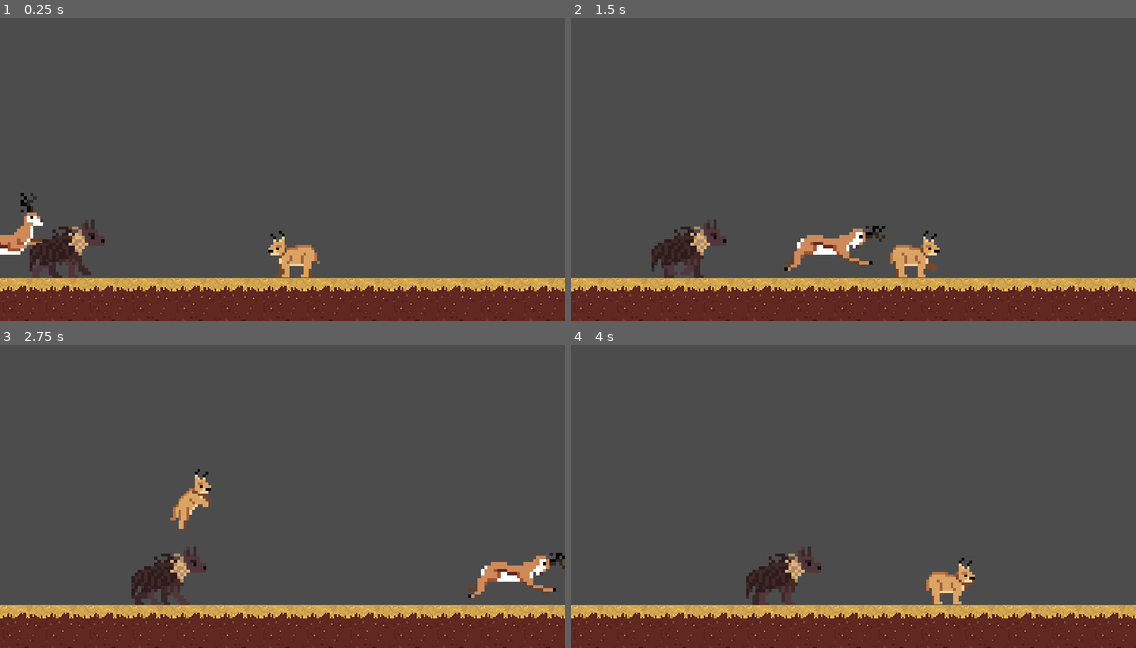
Above: before the commit, frames 1-4 (two rows, left to right).
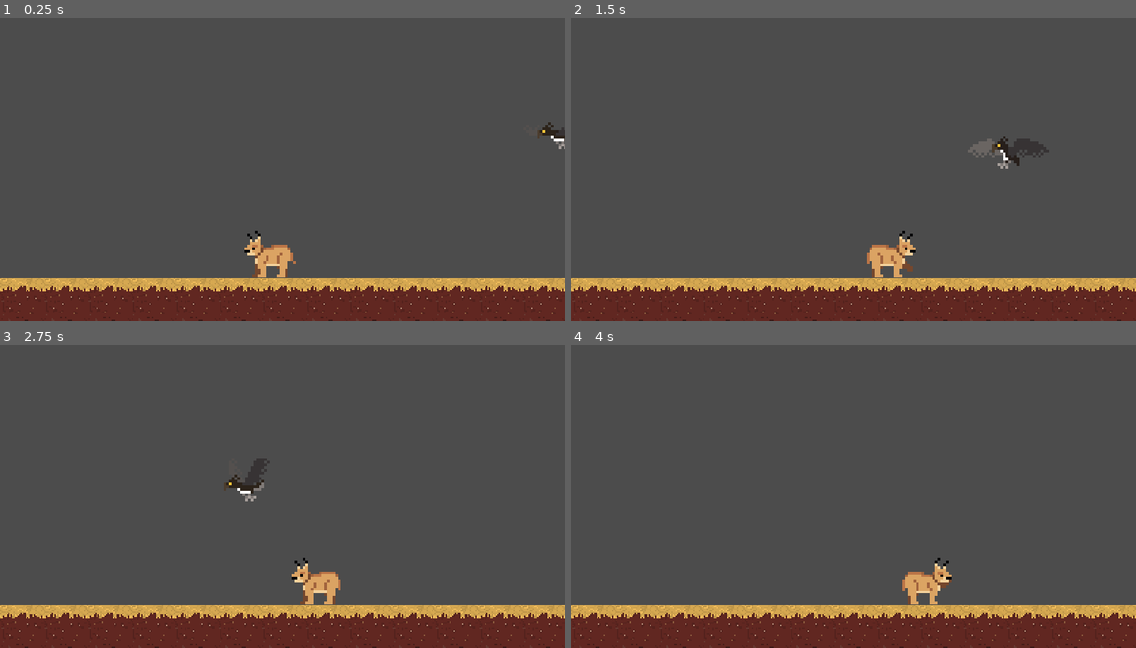
Above: after the commit, the same moments.

Repository: JoshuaW13/Floppa
Game: Godot game, scene res://World.tscn
Two runs of this game, one before a commit and one after it. Both use one fixed random seed, a clock stepped at 60 frames per second and the inputs below.
Inputs (mouse positions are in pixels of both pictures, inside the frame that each line leads up to):
- Up to frame 1 (0.25 s): no input
- Up to frame 2 (1.5 s): move the mouse to (977, 154) at 0.52 s; hold D (MoveRight) from 0.53 s (still down); click (977, 154) at 0.6 s; tap W (jump) at 0.77, 1.07 s; move the mouse to (740, 184) at 1.27 s; click (740, 184) at 1.35 s
- Up to frame 3 (2.75 s): tap W (jump) at 1.52, 1.82 s; move the mouse to (339, 429) at 2.02 s; release D (MoveRight) at 2.03 s; hold A (MoveLeft) from 2.03 s (still down); click (339, 429) at 2.1 s
- Up to frame 4 (4 s): move the mouse to (825, 557) at 2.77 s; release A (MoveLeft) at 2.78 s; hold D (MoveRight) from 2.78 s (still down); click (825, 557) at 2.85 s; tap W (jump) at 3.02, 3.32, 3.77 s; move the mouse to (1023, 541) at 3.52 s; click (1023, 541) at 3.6 s

The runs differ from the first frame. In frame 1, 2.9% of the frame differs, in the area x 0-100%, y 34-86%; in frame 2, 3.6%; in frame 3, 3.7%, in the area x 23-100%, y 37-86%; in frame 4, 2.0%.

Commit message:
martial eagle finished

Diff:
--- /dev/null
+++ b/Actors/Ennemies/MartialEagle/MartialEagle.gd
@@ -0,0 +1,106 @@
+extends Actor
+
+#signals
+signal kill()
+
+#variables
+enum states{
+	SOAR,
+	DOWN,
+	UP
+}
+var health = health setget _set_health;
+var state = states.SOAR;
+var VELOCITY = Vector2(-60,0)
+var UP = Vector2(-100,-100)
+var speed = 150;
+var target = null;
+onready var animationPlayer = $AnimationPlayer
+onready var damagePlayer = $DamagePlayer
+onready var detection = $Detection/CollisionShape2D
+
+func _ready() -> void:
+	_set_health(2)
+
+#health functions
+func _set_health(value):
+	var prev_health = health
+	health = clamp(value,0,2)
+	if health != prev_health:
+		emit_signal("health_updated", health)
+		if health == 0:
+			killed()
+			emit_signal("kill")
+
+func damage(value):
+	_set_health(health-value)
+	UP = UP/1.2
+	damagePlayer.play("Damage")
+	damagePlayer.queue("Rest")
+
+func killed():
+	queue_free()
+
+#animation state hanlders
+func soar(velocity):
+	if(velocity.x<0):
+		animationPlayer.play("SoarLeft")
+	if(velocity.x>=0):
+		animationPlayer.play("SoarRight")
+
+func dive(velocity):
+	if(velocity.x<0):
+		animationPlayer.play("SwoopLeft")
+	if(velocity.x>=0):
+		animationPlayer.play("SwoopRight")
+
+func rise(velocity):
+	if(velocity.x<0):
+		animationPlayer.play("FlapLeft")
+	if(velocity.x>=0):
+		animationPlayer.play("FlapRight")
+
+
+
+func _physics_process(delta: float) -> void:
+	var velocity = Vector2.ZERO
+	#animation state manager
+	match state:
+		states.SOAR:
+			velocity = VELOCITY;
+			soar(velocity)
+		states.DOWN:
+			#print(position.distance_to(target))
+			if position.distance_to(target)<2:
+				state = states.UP
+				target = null;
+				velocity = Vector2.ZERO
+			elif target != null:
+				velocity = position.direction_to(target)*speed
+			else:
+				print("soaring without target")
+			dive(velocity);
+		states.UP:
+			velocity = UP
+			rise(velocity);
+
+	velocity = move_and_slide(velocity,FLOOR_NORMAL)
+
+
+func _on_VisibilityNotifier2D_screen_exited() -> void:
+	print("destroyed!");
+	queue_free();
+
+#eagle detects player
+func _on_Detection_area_entered(area: Area2D) -> void:
+	print("detected!")
+	detection.set_deferred("disabled", true)
+	target = area.global_position;
+	target.y -=20
+	print("Targets ",target)
+	state = states.DOWN;
+
+#ealge is damaged
+func _on_HurtBox_area_entered(area: Area2D) -> void:
+	print("damged!")
+	damage(1)
--- /dev/null
+++ b/Actors/Ennemies/MartialEagle/MartialEagle.tscn
@@ -0,0 +1,509 @@
+[gd_scene load_steps=16 format=2]
+
+[ext_resource path="res://Actors/Ennemies/MartialEagle/Martial Eagle-Sheet.png" type="Texture" id=1]
+[ext_resource path="res://Actors/Ennemies/MartialEagle/MartialEagle.gd" type="Script" id=2]
+
+[sub_resource type="Animation" id=1]
+resource_name = "FlapLeft"
+length = 0.4
+loop = true
+tracks/0/type = "value"
+tracks/0/path = NodePath("Sprite:frame")
+tracks/0/interp = 1
+tracks/0/loop_wrap = true
+tracks/0/imported = false
+tracks/0/enabled = true
+tracks/0/keys = {
+"times": PoolRealArray( 0, 0.1, 0.2, 0.3 ),
+"transitions": PoolRealArray( 1, 1, 1, 1 ),
+"update": 1,
+"values": [ 12, 13, 14, 15 ]
+}
+tracks/1/type = "value"
+tracks/1/path = NodePath("HitBox:position")
+tracks/1/interp = 1
+tracks/1/loop_wrap = true
+tracks/1/imported = false
+tracks/1/enabled = true
+tracks/1/keys = {
+"times": PoolRealArray( 0 ),
+"transitions": PoolRealArray( 1 ),
+"update": 0,
+"values": [ Vector2( 5.16488, 7.01894 ) ]
+}
+tracks/2/type = "value"
+tracks/2/path = NodePath("HitBox:rotation_degrees")
+tracks/2/interp = 1
+tracks/2/loop_wrap = true
+tracks/2/imported = false
+tracks/2/enabled = true
+tracks/2/keys = {
+"times": PoolRealArray( 0 ),
+"transitions": PoolRealArray( 1 ),
+"update": 0,
+"values": [ 0.0 ]
+}
+tracks/3/type = "value"
+tracks/3/path = NodePath("beakHitBox:position")
+tracks/3/interp = 1
+tracks/3/loop_wrap = true
+tracks/3/imported = false
+tracks/3/enabled = true
+tracks/3/keys = {
+"times": PoolRealArray( 0 ),
+"transitions": PoolRealArray( 1 ),
+"update": 0,
+"values": [ Vector2( -12.846, -0.927 ) ]
+}
+tracks/4/type = "value"
+tracks/4/path = NodePath("beakHitBox:rotation_degrees")
+tracks/4/interp = 1
+tracks/4/loop_wrap = true
+tracks/4/imported = false
+tracks/4/enabled = true
+tracks/4/keys = {
+"times": PoolRealArray( 0 ),
+"transitions": PoolRealArray( 1 ),
+"update": 0,
+"values": [ 0.0 ]
+}
+
+[sub_resource type="Animation" id=2]
+resource_name = "FlapRight"
+length = 0.4
+loop = true
+tracks/0/type = "value"
+tracks/0/path = NodePath("Sprite:frame")
+tracks/0/interp = 1
+tracks/0/loop_wrap = true
+tracks/0/imported = false
+tracks/0/enabled = true
+tracks/0/keys = {
+"times": PoolRealArray( 0, 0.1, 0.2, 0.3 ),
+"transitions": PoolRealArray( 1, 1, 1, 1 ),
+"update": 1,
+"values": [ 8, 9, 10, 11 ]
+}
+tracks/1/type = "value"
+tracks/1/path = NodePath("HitBox:position")
+tracks/1/interp = 1
+tracks/1/loop_wrap = true
+tracks/1/imported = false
+tracks/1/enabled = true
+tracks/1/keys = {
+"times": PoolRealArray( 0 ),
+"transitions": PoolRealArray( 1 ),
+"update": 0,
+"values": [ Vector2( -4.90002, 6.88651 ) ]
+}
+tracks/2/type = "value"
+tracks/2/path = NodePath("HitBox:rotation_degrees")
+tracks/2/interp = 1
+tracks/2/loop_wrap = true
+tracks/2/imported = false
+tracks/2/enabled = true
+tracks/2/keys = {
+"times": PoolRealArray( 0 ),
+"transitions": PoolRealArray( 1 ),
+"update": 0,
+"values": [ 0.0 ]
+}
+tracks/3/type = "value"
+tracks/3/path = NodePath("beakHitBox:position")
+tracks/3/interp = 1
+tracks/3/loop_wrap = true
+tracks/3/imported = false
+tracks/3/enabled = true
+tracks/3/keys = {
+"times": PoolRealArray( 0 ),
+"transitions": PoolRealArray( 1 ),
+"update": 0,
+"values": [ Vector2( 12.846, -0.927029 ) ]
+}
+tracks/4/type = "value"
+tracks/4/path = NodePath("beakHitBox:rotation_degrees")
+tracks/4/interp = 1
+tracks/4/loop_wrap = true
+tracks/4/imported = false
+tracks/4/enabled = true
+tracks/4/keys = {
+"times": PoolRealArray( 0 ),
+"transitions": PoolRealArray( 1 ),
+"update": 0,
+"values": [ 0.0 ]
+}
+
+[sub_resource type="Animation" id=3]
+resource_name = "SoarLeft"
+length = 0.1
+loop = true
+tracks/0/type = "value"
+tracks/0/path = NodePath("Sprite:frame")
+tracks/0/interp = 1
+tracks/0/loop_wrap = true
+tracks/0/imported = false
+tracks/0/enabled = true
+tracks/0/keys = {
+"times": PoolRealArray( 0 ),
+"transitions": PoolRealArray( 1 ),
+"update": 1,
+"values": [ 17 ]
+}
+tracks/1/type = "value"
+tracks/1/path = NodePath("HitBox:position")
+tracks/1/interp = 1
+tracks/1/loop_wrap = true
+tracks/1/imported = false
+tracks/1/enabled = true
+tracks/1/keys = {
+"times": PoolRealArray( 0 ),
+"transitions": PoolRealArray( 1 ),
+"update": 0,
+"values": [ Vector2( 4.76758, 7.15137 ) ]
+}
+tracks/2/type = "value"
+tracks/2/path = NodePath("HitBox:rotation_degrees")
+tracks/2/interp = 1
+tracks/2/loop_wrap = true
+tracks/2/imported = false
+tracks/2/enabled = true
+tracks/2/keys = {
+"times": PoolRealArray( 0 ),
+"transitions": PoolRealArray( 1 ),
+"update": 0,
+"values": [ 0.0 ]
+}
+tracks/3/type = "value"
+tracks/3/path = NodePath("beakHitBox:position")
+tracks/3/interp = 1
+tracks/3/loop_wrap = true
+tracks/3/imported = false
+tracks/3/enabled = true
+tracks/3/keys = {
+"times": PoolRealArray( 0 ),
+"transitions": PoolRealArray( 1 ),
+"update": 0,
+"values": [ Vector2( -12.846, -0.927 ) ]
+}
+tracks/4/type = "value"
+tracks/4/path = NodePath("beakHitBox:rotation_degrees")
+tracks/4/interp = 1
+tracks/4/loop_wrap = true
+tracks/4/imported = false
+tracks/4/enabled = true
+tracks/4/keys = {
+"times": PoolRealArray( 0 ),
+"transitions": PoolRealArray( 1 ),
+"update": 0,
+"values": [ 0.0 ]
+}
+
+[sub_resource type="Animation" id=4]
+resource_name = "SoarRight"
+length = 0.1
+loop = true
+tracks/0/type = "value"
+tracks/0/path = NodePath("Sprite:frame")
+tracks/0/interp = 1
+tracks/0/loop_wrap = true
+tracks/0/imported = false
+tracks/0/enabled = true
+tracks/0/keys = {
+"times": PoolRealArray( 0 ),
+"transitions": PoolRealArray( 1 ),
+"update": 1,
+"values": [ 16 ]
+}
+tracks/1/type = "value"
+tracks/1/path = NodePath("HitBox:position")
+tracks/1/interp = 1
+tracks/1/loop_wrap = true
+tracks/1/imported = false
+tracks/1/enabled = true
+tracks/1/keys = {
+"times": PoolRealArray( 0 ),
+"transitions": PoolRealArray( 1 ),
+"update": 0,
+"values": [ Vector2( -5.16489, 6.88651 ) ]
+}
+tracks/2/type = "value"
+tracks/2/path = NodePath("HitBox:rotation_degrees")
+tracks/2/interp = 1
+tracks/2/loop_wrap = true
+tracks/2/imported = false
+tracks/2/enabled = true
+tracks/2/keys = {
+"times": PoolRealArray( 0 ),
+"transitions": PoolRealArray( 1 ),
+"update": 0,
+"values": [ 0.0 ]
+}
+tracks/3/type = "value"
+tracks/3/path = NodePath("beakHitBox:position")
+tracks/3/interp = 1
+tracks/3/loop_wrap = true
+tracks/3/imported = false
+tracks/3/enabled = true
+tracks/3/keys = {
+"times": PoolRealArray( 0 ),
+"transitions": PoolRealArray( 1 ),
+"update": 0,
+"values": [ Vector2( 12.846, -0.927029 ) ]
+}
+tracks/4/type = "value"
+tracks/4/path = NodePath("beakHitBox:rotation_degrees")
+tracks/4/interp = 1
+tracks/4/loop_wrap = true
+tracks/4/imported = false
+tracks/4/enabled = true
+tracks/4/keys = {
+"times": PoolRealArray( 0 ),
+"transitions": PoolRealArray( 1 ),
+"update": 0,
+"values": [ 0.0 ]
+}
+
+[sub_resource type="Animation" id=5]
+resource_name = "SwoopLeft"
+length = 0.4
+tracks/0/type = "value"
+tracks/0/path = NodePath("Sprite:frame")
+tracks/0/interp = 1
+tracks/0/loop_wrap = true
+tracks/0/imported = false
+tracks/0/enabled = true
+tracks/0/keys = {
+"times": PoolRealArray( 0, 0.1, 0.2, 0.3 ),
+"transitions": PoolRealArray( 1, 1, 1, 1 ),
+"update": 1,
+"values": [ 4, 5, 6, 7 ]
+}
+tracks/1/type = "value"
+tracks/1/path = NodePath("HitBox:position")
+tracks/1/interp = 1
+tracks/1/loop_wrap = true
+tracks/1/imported = false
+tracks/1/enabled = true
+tracks/1/keys = {
+"times": PoolRealArray( 0 ),
+"transitions": PoolRealArray( 1 ),
+"update": 0,
+"values": [ Vector2( -2.51623, 7.01894 ) ]
+}
+tracks/2/type = "value"
+tracks/2/path = NodePath("HitBox:rotation_degrees")
+tracks/2/interp = 1
+tracks/2/loop_wrap = true
+tracks/2/imported = false
+tracks/2/enabled = true
+tracks/2/keys = {
+"times": PoolRealArray( 0 ),
+"transitions": PoolRealArray( 1 ),
+"update": 0,
+"values": [ 0.0 ]
+}
+tracks/3/type = "value"
+tracks/3/path = NodePath("beakHitBox:position")
+tracks/3/interp = 1
+tracks/3/loop_wrap = true
+tracks/3/imported = false
+tracks/3/enabled = true
+tracks/3/keys = {
+"times": PoolRealArray( 0 ),
+"transitions": PoolRealArray( 1 ),
+"update": 0,
+"values": [ Vector2( -10.595, -4.635 ) ]
+}
+tracks/4/type = "value"
+tracks/4/path = NodePath("beakHitBox:rotation_degrees")
+tracks/4/interp = 1
+tracks/4/loop_wrap = true
+tracks/4/imported = false
+tracks/4/enabled = true
+tracks/4/keys = {
+"times": PoolRealArray( 0 ),
+"transitions": PoolRealArray( 1 ),
+"update": 0,
+"values": [ 0.0 ]
+}
+
+[sub_resource type="Animation" id=6]
+resource_name = "SwoopRight"
+length = 0.4
+tracks/0/type = "value"
+tracks/0/path = NodePath("Sprite:frame")
+tracks/0/interp = 1
+tracks/0/loop_wrap = true
+tracks/0/imported = false
+tracks/0/enabled = true
+tracks/0/keys = {
+"times": PoolRealArray( 0, 0.1, 0.2, 0.3 ),
+"transitions": PoolRealArray( 1, 1, 1, 1 ),
+"update": 1,
+"values": [ 0, 1, 2, 3 ]
+}
+tracks/1/type = "value"
+tracks/1/path = NodePath("HitBox:position")
+tracks/1/interp = 1
+tracks/1/loop_wrap = true
+tracks/1/imported = false
+tracks/1/enabled = true
+tracks/1/keys = {
+"times": PoolRealArray( 0 ),
+"transitions": PoolRealArray( 1 ),
+"update": 0,
+"values": [ Vector2( 3.04595, 7.01894 ) ]
+}
+tracks/2/type = "value"
+tracks/2/path = NodePath("HitBox:rotation_degrees")
+tracks/2/interp = 1
+tracks/2/loop_wrap = true
+tracks/2/imported = false
+tracks/2/enabled = true
+tracks/2/keys = {
+"times": PoolRealArray( 0 ),
+"transitions": PoolRealArray( 1 ),
+"update": 0,
+"values": [ 0.0 ]
+}
+tracks/3/type = "value"
+tracks/3/path = NodePath("beakHitBox:position")
+tracks/3/interp = 1
+tracks/3/loop_wrap = true
+tracks/3/imported = false
+tracks/3/enabled = true
+tracks/3/keys = {
+"times": PoolRealArray( 0 ),
+"transitions": PoolRealArray( 1 ),
+"update": 0,
+"values": [ Vector2( 10.5946, -4.63515 ) ]
+}
+tracks/4/type = "value"
+tracks/4/path = NodePath("beakHitBox:rotation_degrees")
+tracks/4/interp = 1
+tracks/4/loop_wrap = true
+tracks/4/imported = false
+tracks/4/enabled = true
+tracks/4/keys = {
+"times": PoolRealArray( 0 ),
+"transitions": PoolRealArray( 1 ),
+"update": 0,
+"values": [ 0.0 ]
+}
+
+[sub_resource type="Animation" id=12]
+resource_name = "Damage"
+length = 0.3
+tracks/0/type = "value"
+tracks/0/path = NodePath("Sprite:modulate")
+tracks/0/interp = 1
+tracks/0/loop_wrap = true
+tracks/0/imported = false
+tracks/0/enabled = true
+tracks/0/keys = {
+"times": PoolRealArray( 0, 0.1, 0.2, 0.3 ),
+"transitions": PoolRealArray( 1, 1, 1, 1 ),
+"update": 0,
+"values": [ Color( 1, 1, 1, 1 ), Color( 1, 0, 0, 1 ), Color( 1, 1, 1, 1 ), Color( 1, 0, 0, 1 ) ]
+}
+
+[sub_resource type="Animation" id=13]
+resource_name = "Rest"
+length = 0.01
+tracks/0/type = "value"
+tracks/0/path = NodePath("Sprite:modulate")
+tracks/0/interp = 1
+tracks/0/loop_wrap = true
+tracks/0/imported = false
+tracks/0/enabled = true
+tracks/0/keys = {
+"times": PoolRealArray( 0 ),
+"transitions": PoolRealArray( 1 ),
+"update": 0,
+"values": [ Color( 1, 1, 1, 1 ) ]
+}
+
+[sub_resource type="CapsuleShape2D" id=7]
+radius = 1.85134
+height = 3.81363
+
+[sub_resource type="CircleShape2D" id=8]
+radius = 98.0641
+
+[sub_resource type="CapsuleShape2D" id=9]
+radius = 4.01223
+height = 9.63507
+
+[sub_resource type="CapsuleShape2D" id=10]
+radius = 2.29459
+height = 2.90554
+
+[sub_resource type="CapsuleShape2D" id=11]
+height = 5.46858
+
+[node name="eagle" type="KinematicBody2D"]
+collision_layer = 2
+collision_mask = 8
+script = ExtResource( 2 )
+
+[node name="Sprite" type="Sprite" parent="."]
+texture = ExtResource( 1 )
+vframes = 2
+hframes = 9
+
+[node name="AnimationPlayer" type="AnimationPlayer" parent="."]
+anims/FlapLeft = SubResource( 1 )
+anims/FlapRight = SubResource( 2 )
+anims/SoarLeft = SubResource( 3 )
+anims/SoarRight = SubResource( 4 )
+anims/SwoopLeft = SubResource( 5 )
+anims/SwoopRight = SubResource( 6 )
+
+[node name="DamagePlayer" type="AnimationPlayer" parent="."]
+anims/Damage = SubResource( 12 )
+anims/Rest = SubResource( 13 )
+
+[node name="CollisionShape2D" type="CollisionShape2D" parent="."]
+position = Vector2( 0, 10.8595 )
+rotation = -1.5708
+shape = SubResource( 7 )
+
+[node name="VisibilityNotifier2D" type="VisibilityNotifier2D" parent="."]
+
+[node name="Detection" type="Area2D" parent="."]
+collision_layer = 2
+
+[node name="CollisionShape2D" type="CollisionShape2D" parent="Detection"]
+position = Vector2( 0, 106.954 )
+shape = SubResource( 8 )
+
+[node name="HitBox" type="Area2D" parent="."]
+position = Vector2( 3.04595, 7.01894 )
+collision_layer = 32
+
+[node name="CollisionShape2D" type="CollisionShape2D" parent="HitBox"]
+modulate = Color( 0.992157, 0.0509804, 0.0509804, 1 )
+rotation = -1.5708
+shape = SubResource( 9 )
+
+[node name="beakHitBox" type="Area2D" parent="."]
+position = Vector2( 10.5946, -4.63515 )
+__meta__ = {
+"_edit_group_": true
+}
+
+[node name="CollisionShape2D" type="CollisionShape2D" parent="beakHitBox"]
+modulate = Color( 0.964706, 0.0352941, 0.0352941, 1 )
+shape = SubResource( 10 )
+
+[node name="HurtBox" type="Area2D" parent="."]
+collision_layer = 128
+collision_mask = 0
+
+[node name="CollisionShape2D" type="CollisionShape2D" parent="HurtBox"]
+modulate = Color( 0.0823529, 0.937255, 0.815686, 1 )
+rotation = -1.5708
+shape = SubResource( 11 )
+[connection signal="screen_exited" from="VisibilityNotifier2D" to="." method="_on_VisibilityNotifier2D_screen_exited"]
+[connection signal="area_entered" from="Detection" to="." method="_on_Detection_area_entered"]
+[connection signal="area_entered" from="HurtBox" to="." method="_on_HurtBox_area_entered"]
--- a/Actors/Player/PLayer.gd
+++ b/Actors/Player/PLayer.gd
@@ -47,7 +47,7 @@
 	var prev_health = health
 	health = clamp(value,0,3)
 	if health != prev_health:
-		emit_signal("health_updated", health)
+		emit_signal("health_update", health)
 		if health == 0:
 			kill()
 			emit_signal("killed")
@@ -172,19 +172,21 @@
 			run_state()
 		states.JUMP:
 			jump_state()
+	#calculate velocity and move player
 	velocity = calculate_move_velocity(velocity, PLAYER_SPEED, direction, is_jump_interrupted); #calc velocty
 	position.x = clamp(position.x, 16, screen_size.x-11);
 	position.y = clamp(position.y, 0 ,screen_size.y);
 	velocity = move_and_slide(velocity, FLOOR_NORMAL); #move based on that velocity
 
-
+#damage player
 func _on_HurtBox_area_entered(area: Area2D) -> void:
-	print("Entered!")
+	#print("Entered!")
 	if(area.name == "biteHitbox"):
 		damage(3)
 	else:
 		damage(1)
 
+#give player invincibility
 func _on_InvulnerabilityTimer_timeout() -> void:
 	damageStatesAnimations.play("Rest")
 	hurtbox.set_deferred("disabled", false);
--- a/World.tscn
+++ b/World.tscn
@@ -1,10 +1,9 @@
-[gd_scene load_steps=10 format=2]
+[gd_scene load_steps=9 format=2]
 
 [ext_resource path="res://Actors/Player/PLayer.tscn" type="PackedScene" id=1]
 [ext_resource path="res://WorldArt/Grass Tile 1.png" type="Texture" id=2]
 [ext_resource path="res://PreySpawner.gd" type="Script" id=3]
-[ext_resource path="res://Actors/Ennemies/BrownHyena/brownHyena.tscn" type="PackedScene" id=4]
-[ext_resource path="res://Actors/Ennemies/Springbok/springbok.tscn" type="PackedScene" id=5]
+[ext_resource path="res://Actors/Ennemies/MartialEagle/MartialEagle.tscn" type="PackedScene" id=4]
 
 [sub_resource type="ConvexPolygonShape2D" id=1]
 points = PoolVector2Array( 0, 0, 32, 0, 32, 32, 0, 32 )
@@ -45,7 +44,7 @@
 [node name="World" type="Node"]
 
 [node name="PLayer" parent="." instance=ExtResource( 1 )]
-position = Vector2( 218.357, 173.574 )
+position = Vector2( 200.857, 177.074 )
 
 [node name="Ground" type="TileMap" parent="."]
 tile_set = SubResource( 2 )
@@ -77,9 +76,6 @@
 wait_time = 4.0
 autostart = true
 
-[node name="springbok" parent="." instance=ExtResource( 5 )]
-position = Vector2( -32, 161 )
-
-[node name="brownhyena" parent="." instance=ExtResource( 4 )]
-position = Vector2( 43, 170.5 )
+[node name="eagle" parent="." instance=ExtResource( 4 )]
+position = Vector2( 424.5, 87 )
 [connection signal="timeout" from="PreySpawner/Timer" to="PreySpawner" method="_on_Timer_timeout"]
Binary file added: Actors/Ennemies/MartialEagle/Martial Eagle-Sheet.png
Not shown, added: Actors/Ennemies/MartialEagle/Martial Eagle-Sheet.png.import
